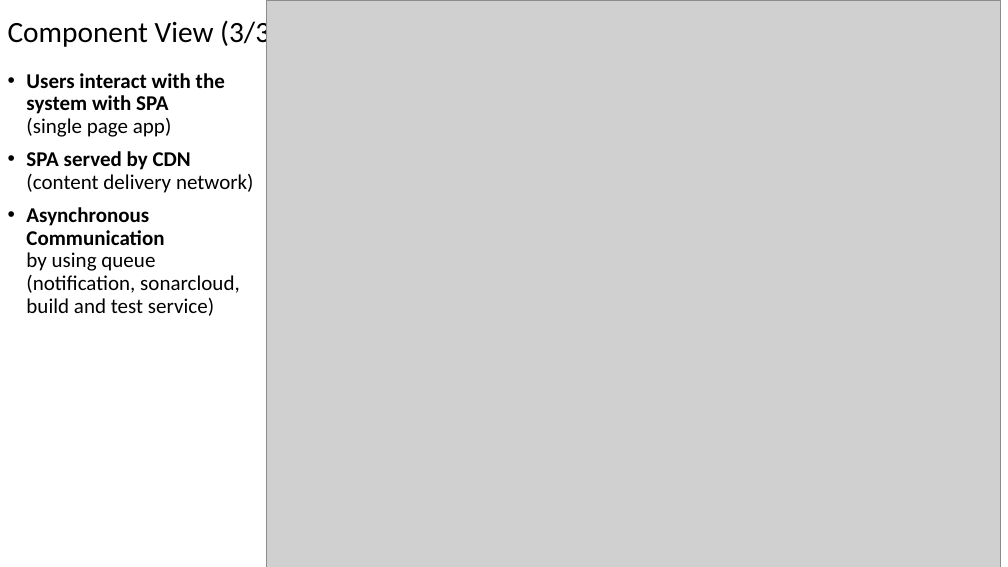
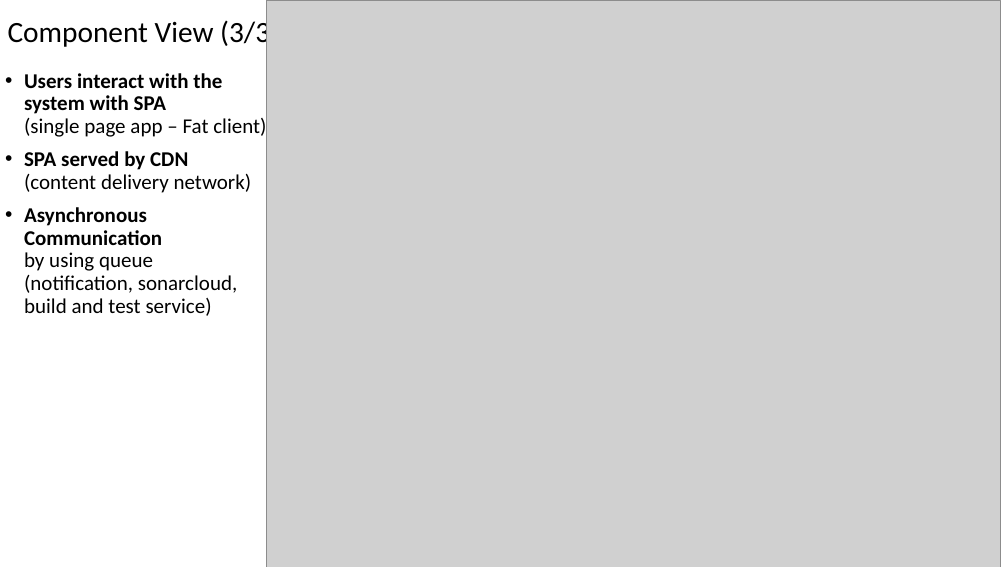
Before and after one commit to Furrrlo/CodeKataBattle, a slide deck: slide 16 of presentation/Presentation - Ferlin Orsenigo Saccani.pptx. Drawn at 1008x567 pixels with LibreOffice and Linux fonts; fonts in the diff are those of the drawing; grey boxes stand for pictures; background and template pictures are left out. Boxes give left, top, right and bottom in pixels: in the first picture for what was removed or moved away, otherwise in the second. Text is boxed around its words. In the diff, an @@ line names an element or a change of style, - is before the commit and + after.

```diff
--- a/presentation/Presentation - Ferlin Orsenigo Saccani.pptx
+++ b/presentation/Presentation - Ferlin Orsenigo Saccani.pptx
@@ text at <box>24,73,266,137</box>: text changed @@
-• Users interact with the
-  system with SPA
-  (single page app)
+• Users interact with the
+  system with SPA
+  (single page app – Fat client)
```
Also in this commit, not shown: 3 other slides changed.
